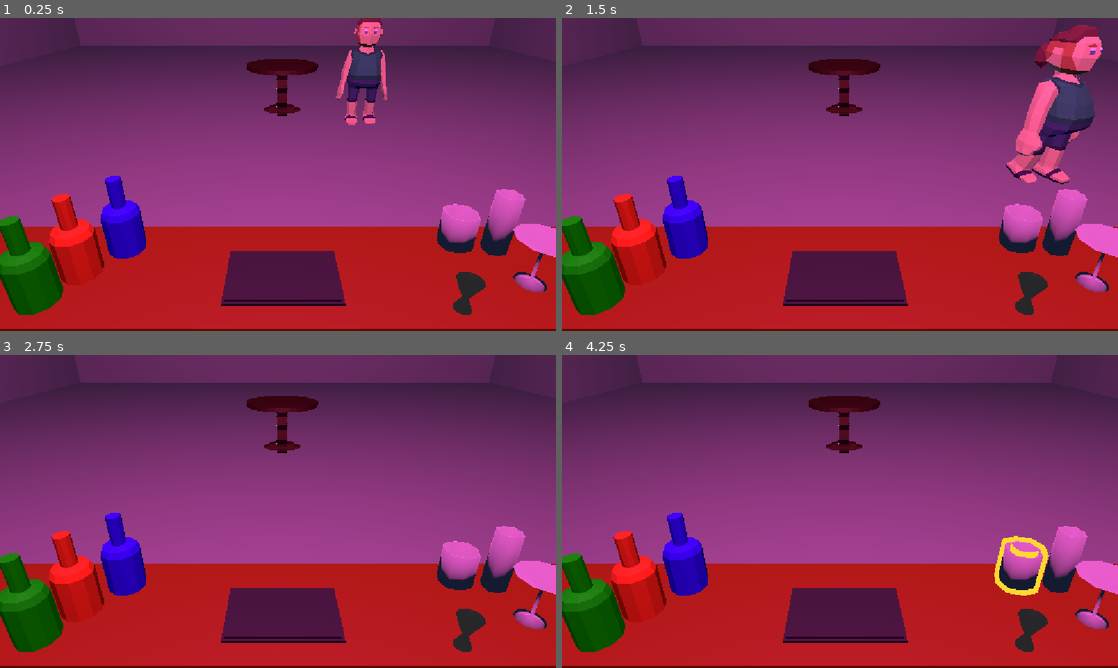
Above: before the commit, frames 1-4 (two rows, left to right).
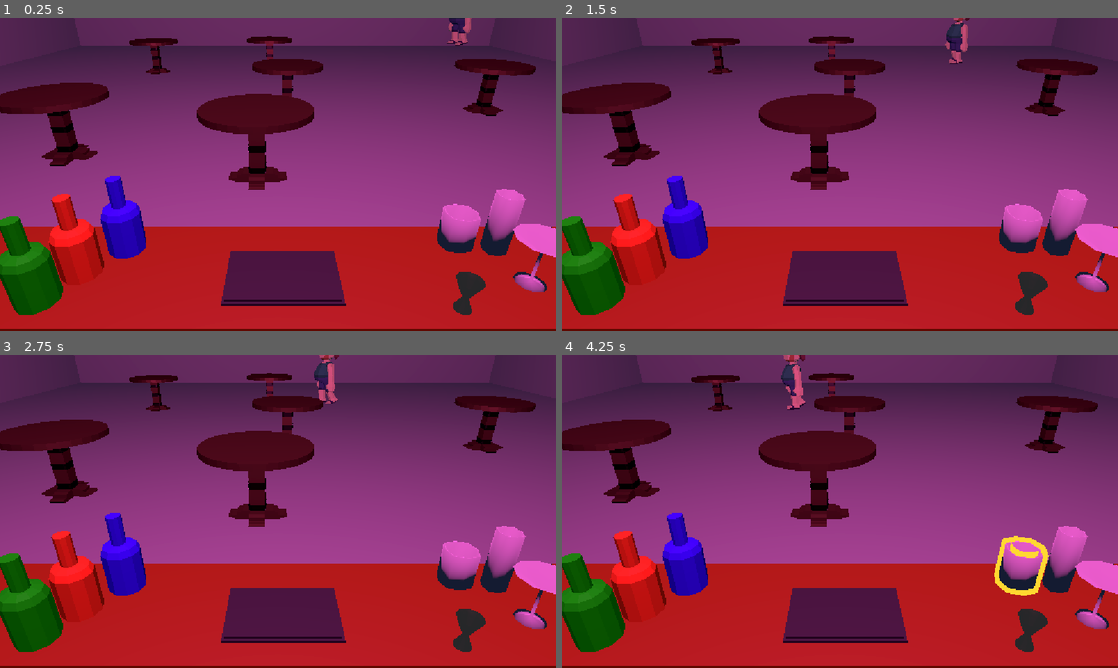
Above: after the commit, the same moments.

Repository: ebarinf/trust-no-one-jam
Game: Godot game, scene res://scenes/main.tscn
Two runs of this game, one before a commit and one after it. Both use one fixed random seed, a clock stepped at 60 frames per second and the inputs below.
Inputs (mouse positions are in pixels of both pictures, inside the frame that each line leads up to):
- Up to frame 1 (0.25 s): no input
- Up to frame 2 (1.5 s): move the mouse to (962, 158) at 0.52 s; move the mouse to (728, 190) at 1.27 s
- Up to frame 3 (2.75 s): move the mouse to (333, 442) at 2.02 s
- Up to frame 4 (4.25 s): move the mouse to (812, 574) at 2.77 s; move the mouse to (1006, 558) at 3.52 s

The runs differ from the first frame. In frame 1, 9.0% of the frame differs, in the area x 0-97%, y 0-55%; in frame 2, 11%, in the area x 0-98%, y 0-55%; in frame 3, 7.5%; in frame 4, 7.6%.

Commit message:
seats assignament

Diff:
--- /dev/null
+++ b/scenes/crowd_control.gd
@@ -0,0 +1,50 @@
+extends Node3D
+
+@export var customer_scene: PackedScene
+
+@onready var customer_spawn: Marker3D = $CustomerSpawner
+
+var tables: Array[StaticBody3D] = []
+var unused_seats: Array[Area3D] = []
+
+
+func _ready() -> void:
+	_get_tables()
+	_update_unused_seats()
+
+	spawn_customer()
+
+
+func _get_tables() -> void:
+	for i in range(1, 7):
+		var table := get_node_or_null("Table" + str(i))
+
+		if table is StaticBody3D:
+			tables.append(table)
+		else:
+			push_warning("No se encontró Table" + str(i))
+
+
+func _update_unused_seats() -> void:
+	unused_seats.clear()
+
+	for table in tables:
+		unused_seats.append_array(table.unused_areas)
+
+
+func spawn_customer() -> void:
+	if customer_scene == null:
+		push_warning("Customer scene no está asignada")
+		return
+
+	if unused_seats.is_empty():
+		print("No hay asientos disponibles")
+		return
+
+	var customer = customer_scene.instantiate()
+
+	add_child(customer)
+
+	customer.global_transform = customer_spawn.global_transform
+
+	customer.assign_seat(unused_seats.pick_random())
--- a/models/customers/Customer1.tscn
+++ b/scenes/customers/Customer1.tscn
@@ -79,10 +79,13 @@
 radius = 0.14208984
 height = 1.4242096
 
+[sub_resource type="BoxShape3D" id="BoxShape3D_acdls"]
+size = Vector3(0.5644531, 0.37402344, 1)
+
 [node name="Customer1" type="CharacterBody3D" unique_id=373415144 groups=["npc"]]
-script = ExtResource("1_85bh7")
+script = ExtResource("1_acdls")
 
-[node name="fat-man-b-1" parent="." unique_id=1771916504 instance=ExtResource("1_714fh")]
+[node name="fat-man-b-1" parent="." unique_id=1771916504 instance=ExtResource("2_hj78q")]
 
 [node name="Skeleton3D" parent="fat-man-b-1/fat-man-b" parent_id_path=PackedInt32Array(1771916504, 852789954) index="0" unique_id=247560021]
 bones/0/position = Vector3(0, 0.7034752, 0)
@@ -127,4 +130,10 @@
 transform = Transform3D(1, 0, 0, 0, 1, 0, 0, 0, 1, 0, 1.0952238, 0)
 shape = SubResource("CapsuleShape3D_usg23")
 
+[node name="SeatDetection" type="Area3D" parent="." unique_id=1995661268]
+
+[node name="CollisionShape3D" type="CollisionShape3D" parent="SeatDetection" unique_id=1882739491]
+transform = Transform3D(1, 0, 0, 0, 1, 0, 0, 0, 1, 0.0034179688, 0.26346773, 0.46150017)
+shape = SubResource("BoxShape3D_acdls")
+
 [editable path="fat-man-b-1"]
--- a/scenes/main.tscn
+++ b/scenes/main.tscn
@@ -14,7 +14,8 @@
 [ext_resource type="ArrayMesh" uid="uid://b7qe6ucg6767u" path="res://models/CopaMartini/CopaMartini.obj" id="8_choun"]
 [ext_resource type="PackedScene" uid="uid://d3gyiehh7oy4n" path="res://scenes/base_glass.tscn" id="9_a8y0u"]
 [ext_resource type="PackedScene" uid="uid://cdb6yxoqrx3ca" path="res://models/bar_mat.glb" id="13_jkv2x"]
-[ext_resource type="PackedScene" uid="uid://d22yvdpvr717j" path="res://models/customers/Customer1.tscn" id="15_jkv2x"]
+[ext_resource type="Script" uid="uid://4nm70plifl2y" path="res://scenes/crowd_control.gd" id="15_jbj1t"]
+[ext_resource type="PackedScene" uid="uid://d22yvdpvr717j" path="res://scenes/customers/Customer1.tscn" id="15_muem4"]
 
 [sub_resource type="BoxShape3D" id="BoxShape3D_bg1kw"]
 size = Vector3(0.61920166, 1.0556641, 5.998291)
@@ -243,11 +244,31 @@
 [node name="WorldEnvironment" type="WorldEnvironment" parent="." unique_id=1200153462]
 environment = SubResource("Environment_0fbwq")
 
-[node name="Customer1" parent="." unique_id=373415144 instance=ExtResource("15_jkv2x")]
-transform = Transform3D(1, 0, 0, 0, 1, 0, 0, 0, 1, 2.1397429, 0.0583753, -1.2859714)
-
-[node name="Table5" parent="." unique_id=1550585246 instance=ExtResource("6_tefeu")]
-transform = Transform3D(1, 0, 0, 0, 1, 0, 0, 0, 1, 2.186173, 0.48513454, -0.0752784)
+[node name="Tables" type="Node3D" parent="." unique_id=1549218661]
+transform = Transform3D(1, 0, 0, 0, 1, 0, 0, 0, 1, 0, 0, 0.31822538)
+script = ExtResource("15_jbj1t")
+customer_scene = ExtResource("15_muem4")
+
+[node name="Table1" parent="Tables" unique_id=1550585246 instance=ExtResource("6_tefeu")]
+transform = Transform3D(1, 0, 0, 0, 1, 0, 0, 0, 1, 5.0485406, 0.48513454, -0.0752784)
+
+[node name="Table6" parent="Tables" unique_id=1714302732 instance=ExtResource("6_tefeu")]
+transform = Transform3D(1, 0, 0, 0, 1, 0, 0, 0, 1, 2.186173, 0.48513454, -0.48990822)
+
+[node name="Table2" parent="Tables" unique_id=1423773633 instance=ExtResource("6_tefeu")]
+transform = Transform3D(1, 0, 0, 0, 1, 0, 0, 0, 1, -1.6983991, 0.48513454, 3.1351538)
+
+[node name="Table3" parent="Tables" unique_id=1841033444 instance=ExtResource("6_tefeu")]
+transform = Transform3D(1, 0, 0, 0, 1, 0, 0, 0, 1, 2.186173, 0.48513454, -4.2479186)
+
+[node name="Table4" parent="Tables" unique_id=210185719 instance=ExtResource("6_tefeu")]
+transform = Transform3D(1, 0, 0, 0, 1, 0, 0, 0, 1, -2.1459217, 0.48513454, -0.0752784)
+
+[node name="Table5" parent="Tables" unique_id=758993712 instance=ExtResource("6_tefeu")]
+transform = Transform3D(1, 0, 0, 0, 1, 0, 0, 0, 1, 4.389227, 0.48513454, 2.5476484)
+
+[node name="CustomerSpawner" type="Marker3D" parent="Tables" unique_id=426223465]
+transform = Transform3D(1, 0, 0, 0, 1, 0, 0, 0, 1, -4.7315564, 0.87356997, -7.1205106)
 
 [editable path="PlayerPOV/Counter/bar_counter"]
 [editable path="PlayerPOV/Counter/Bottles/Glasses/whisky_glass"]
--- /dev/null
+++ b/scenes/seat.gd
@@ -0,0 +1,15 @@
+extends Area3D
+
+@export var looking_point: Marker3D
+@export var seating_point: Marker3D
+
+# Called when the node enters the scene tree for the first time.
+func _ready() -> void:
+	looking_point = $"../LookingPoint"
+	seating_point = $Marker3D
+	pass # Replace with function body.
+
+
+# Called every frame. 'delta' is the elapsed time since the previous frame.
+func _process(delta: float) -> void:
+	pass
--- a/scenes/table.gd
+++ b/scenes/table.gd
@@ -6,9 +6,15 @@
 var used_areas: Array[Area3D] = []
 
 
+
 func _ready() -> void:
+	areas = [
+		$seat1,
+		$seat2,
+		$seat3,
+		$seat4
+	]
 	unused_areas = areas.duplicate()
-
 	for area in areas:
 		area.body_entered.connect(_on_area_body_entered.bind(area))
 		area.body_exited.connect(_on_area_body_exited.bind(area))
--- a/scenes/table.tscn
+++ b/scenes/table.tscn
@@ -2,13 +2,14 @@
 
 [ext_resource type="PackedScene" uid="uid://c1t6c8ttc61a1" path="res://models/LowPolyTable.glb" id="1_02ppr"]
 [ext_resource type="Script" uid="uid://dwmvssxqqt4jh" path="res://scenes/table.gd" id="1_eotx8"]
+[ext_resource type="Script" uid="uid://nlw58ryawlma" path="res://scenes/seat.gd" id="3_x8522"]
 
 [sub_resource type="CylinderShape3D" id="CylinderShape3D_usg23"]
 height = 0.9006958
 radius = 0.25830078
 
 [sub_resource type="BoxShape3D" id="BoxShape3D_usg23"]
-size = Vector3(0.4697876, 0.44873047, 0.41845703)
+size = Vector3(0.66822815, 0.44873047, 0.8392334)
 
 [node name="Table5" type="StaticBody3D" unique_id=1550585246]
 script = ExtResource("1_eotx8")
@@ -20,28 +21,47 @@
 shape = SubResource("CylinderShape3D_usg23")
 
 [node name="seat1" type="Area3D" parent="." unique_id=163090593]
+script = ExtResource("3_x8522")
 
 [node name="CollisionShape3D" type="CollisionShape3D" parent="seat1" unique_id=2117610812]
-transform = Transform3D(1, 0, 0, 0, 1, 0, 0, 0, 1, -0.00039672852, -0.19144297, -0.8157321)
+transform = Transform3D(1, 0, 0, 0, 1, 0, 0, 0, 1, -0.00039672852, -0.19144297, -0.60534394)
 shape = SubResource("BoxShape3D_usg23")
 
-[node name="seat2" type="Area3D" parent="." unique_id=24295318]
-transform = Transform3D(0.010603543, 0, -0.9999438, 0, 1, 0, 0.9999438, 0, 0.010603543, 0, 0, 0)
+[node name="Marker3D" type="Marker3D" parent="seat1" unique_id=505284888]
+transform = Transform3D(1, 0, 0, 0, 1, 0, 0, 0, 1, 0.005384207, -0.39036083, -0.971864)
 
-[node name="CollisionShape3D" type="CollisionShape3D" parent="seat2" unique_id=695204468]
-transform = Transform3D(1, 0, 0, 0, 1, 0, 0, 0, 1, -0.00039672852, -0.19144297, -0.8157321)
+[node name="seat4" type="Area3D" parent="." unique_id=52587105]
+transform = Transform3D(-0.999995, 0, -0.0031700956, 0, 1, 0, 0.0031700956, 0, -0.999995, 0, 0, 0)
+script = ExtResource("3_x8522")
+
+[node name="CollisionShape3D" type="CollisionShape3D" parent="seat4" unique_id=147613388]
+transform = Transform3D(1, 0, 0, 0, 1, 0, 0, 0, 1, -0.00039672852, -0.19144297, -0.60534394)
 shape = SubResource("BoxShape3D_usg23")
 
-[node name="seat3" type="Area3D" parent="." unique_id=1536921820]
-transform = Transform3D(0.010105513, 0, 0.9999489, 0, 1, 0, -0.9999489, 0, 0.010105513, 0, 0, 0)
+[node name="Marker3D" type="Marker3D" parent="seat4" unique_id=320379783]
+transform = Transform3D(1, 0, 0, 0, 1, 0, 0, 0, 1, 0.005384207, -0.39036083, -0.971864)
 
-[node name="CollisionShape3D" type="CollisionShape3D" parent="seat3" unique_id=365354844]
-transform = Transform3D(1, 0, 0, 0, 1, 0, 0, 0, 1, -0.00039672852, -0.19144297, -0.8157321)
+[node name="seat3" type="Area3D" parent="." unique_id=1109050104]
+transform = Transform3D(-0.0019175239, 0, 0.99999815, 0, 1, 0, -0.99999815, 0, -0.0019175239, 0, 0, 0)
+script = ExtResource("3_x8522")
+
+[node name="CollisionShape3D" type="CollisionShape3D" parent="seat3" unique_id=1953119269]
+transform = Transform3D(1, 0, 0, 0, 1, 0, 0, 0, 1, -0.00039672852, -0.19144297, -0.60534394)
 shape = SubResource("BoxShape3D_usg23")
 
-[node name="seat4" type="Area3D" parent="." unique_id=879956674]
-transform = Transform3D(-0.9999995, 0, 0.0010050216, 0, 1, 0, -0.0010050216, 0, -0.9999995, 0, 0, 0)
+[node name="Marker3D" type="Marker3D" parent="seat3" unique_id=119147972]
+transform = Transform3D(1, 0, 0, 0, 1, 0, 0, 0, 1, 0.005384207, -0.39036083, -0.971864)
 
-[node name="CollisionShape3D" type="CollisionShape3D" parent="seat4" unique_id=816495858]
-transform = Transform3D(1, 0, 0, 0, 1, 0, 0, 0, 1, -0.00039672852, -0.19144297, -0.8157321)
+[node name="seat2" type="Area3D" parent="." unique_id=1638883652]
+transform = Transform3D(0.004652559, 0, -0.99998915, 0, 1, 0, 0.99998915, 0, 0.004652559, 0, 0, 0.0068178177)
+script = ExtResource("3_x8522")
+
+[node name="CollisionShape3D" type="CollisionShape3D" parent="seat2" unique_id=1470988156]
+transform = Transform3D(1, 0, 0, 0, 1, 0, 0, 0, 1, -0.00039672852, -0.19144297, -0.60534394)
 shape = SubResource("BoxShape3D_usg23")
+
+[node name="Marker3D" type="Marker3D" parent="seat2" unique_id=2049726730]
+transform = Transform3D(1, 0, 0, 0, 1, 0, 0, 0, 1, 0.005384207, -0.39036083, -0.971864)
+
+[node name="LookingPoint" type="Marker3D" parent="." unique_id=965490318]
+transform = Transform3D(1, 0, 0, 0, 1, 0, 0, 0, 1, 0.2746582, 0.6989746, 0)
--- a/scripts/customer.gd
+++ b/scripts/customer.gd
@@ -3,14 +3,20 @@
 const SPEED = 2.0
 const ROTATION_SPEED = 5.0
 
+@export var is_seated := false
+
 @onready var animation_tree: AnimationTree = $"fat-man-b-1/AnimationTree"
+@onready var seat_detection: Area3D = $SeatDetection
 
 var direction := Vector3.ZERO
 var direction_timer := 0.0
+var target_seat: Area3D = null
 
 
 func _ready() -> void:
 	animation_tree.active = true
+
+	seat_detection.area_entered.connect(_on_seat_detection_area_entered)
 
 
 func _physics_process(delta: float) -> void:
@@ -18,17 +24,42 @@
 	if not is_on_floor():
 		velocity += get_gravity() * delta
 
-	# Elegir nueva dirección
-	direction_timer -= delta
+	# Si está sentado
+	if is_seated:
+		_stop_movement()
+		_set_seated_animation()
+		move_and_slide()
+		return
 
-	if direction_timer <= 0.0:
-		_set_random_direction()
+	# Si tiene un asiento asignado, ir hacia él
+	if target_seat != null:
+		_move_to_seat(delta)
+		move_and_slide()
+		return
 
-	# Movimiento
+	# Si no tiene asiento, movimiento random
+	_random_movement(delta)
+
+	move_and_slide()
+
+
+func assign_seat(seat: Area3D) -> void:
+	target_seat = seat
+
+
+func _move_to_seat(delta: float) -> void:
+	var target_position := target_seat.global_position
+
+	var direction_to_seat := global_position.direction_to(target_position)
+	direction_to_seat.y = 0
+	direction_to_seat = direction_to_seat.normalized()
+
+	direction = direction_to_seat
+
 	velocity.x = direction.x * SPEED
 	velocity.z = direction.z * SPEED
 
-	# Rotación
+	# Rotar hacia el asiento
 	if direction != Vector3.ZERO:
 		var target_rotation := atan2(direction.x, direction.z)
 
@@ -38,19 +69,101 @@
 			ROTATION_SPEED * delta
 		)
 
-	# AnimationTree
-	if direction != Vector3.ZERO:
-		animation_tree.set(
-			"parameters/WALK/blend_amount",
-			1.0
-		)
-	else:
-		animation_tree.set(
-			"parameters/WALK/blend_amount",
-			0.0
+	# WALK
+	animation_tree.set(
+		"parameters/WALK/blend_amount",
+		1.0
+	)
+
+	animation_tree.set(
+		"parameters/SEAT/blend_amount",
+		0.0
+	)
+
+
+func _on_seat_detection_area_entered(area: Area3D) -> void:
+	# Solo reaccionar al asiento asignado
+	if area != target_seat:
+		return
+
+	_reach_seat()
+
+
+func _reach_seat() -> void:
+	velocity = Vector3.ZERO
+
+	# Obtener los puntos del asiento
+	var seat = target_seat
+
+	var seating_point: Marker3D = seat.seating_point
+	var looking_point: Marker3D = seat.looking_point
+
+	# Posicionarse exactamente en el punto donde debe sentarse
+	global_position = seating_point.global_position
+
+	# Mirar hacia el looking point
+	var look_direction := looking_point.global_position - global_position
+	look_direction.y = 0
+
+	if look_direction.length() > 0.001:
+		look_direction = look_direction.normalized()
+
+		rotation.y = atan2(
+			look_direction.x,
+			look_direction.z
 		)
 
-	move_and_slide()
+	is_seated = true
+
+	_set_seated_animation()
+
+	print("Customer sentado en: ", target_seat.name)
+
+
+func _random_movement(delta: float) -> void:
+	direction_timer -= delta
+
+	if direction_timer <= 0.0:
+		_set_random_direction()
+
+	velocity.x = direction.x * SPEED
+	velocity.z = direction.z * SPEED
+
+	if direction != Vector3.ZERO:
+		var target_rotation := atan2(direction.x, direction.z)
+
+		rotation.y = lerp_angle(
+			rotation.y,
+			target_rotation,
+			ROTATION_SPEED * delta
+		)
+
+	animation_tree.set(
+		"parameters/WALK/blend_amount",
+		1.0 if direction != Vector3.ZERO else 0.0
+	)
+
+	animation_tree.set(
+		"parameters/SEAT/blend_amount",
+		0.0
+	)
+
+
+func _stop_movement() -> void:
+	velocity.x = 0
+	velocity.z = 0
+
+
+func _set_seated_animation() -> void:
+	animation_tree.set(
+		"parameters/WALK/blend_amount",
+		0.0
+	)
+
+	animation_tree.set(
+		"parameters/SEAT/blend_amount",
+		1.0
+	)
 
 
 func _set_random_direction() -> void:
Not shown, added: scenes/crowd_control.gd.uid
Not shown: 1 places in scenes/customers/Customer1.tscn that only renumber resources
Renamed: models/customers/Customer2.tscn -> scenes/customers/Customer2.tscn
Renamed: models/customers/Customer3.tscn -> scenes/customers/Customer3.tscn
Renamed: models/customers/Customer4.tscn -> scenes/customers/Customer4.tscn
Renamed: models/customers/Customer5.tscn -> scenes/customers/Customer5.tscn
Not shown, added: scenes/seat.gd.uid
